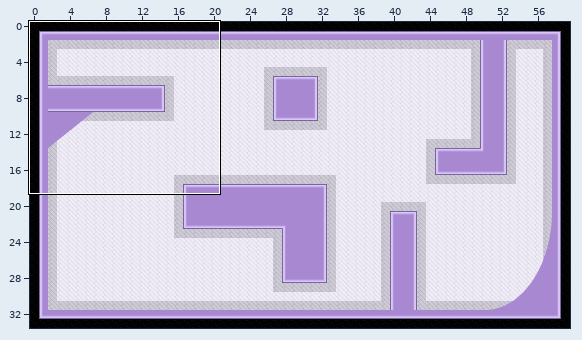
An edit to a level. Tiled map, assets/maps/mapa0/mapa0.tmx. Above: a wide view before the commit, with the close-up outlined.
Close-up. Old version:
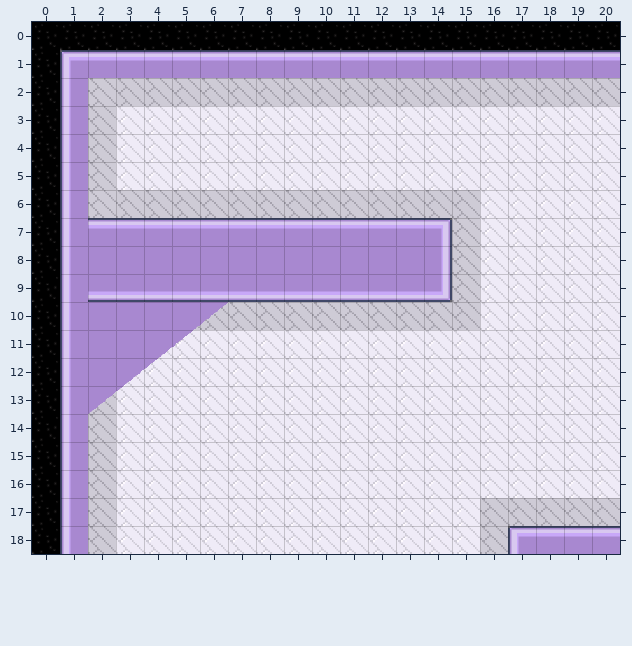
Cells are 32x32 px. Shown: x 0..20, y 0..18. The commit also changed other parts of the map, which this record leaves out.
The same view after the edit:
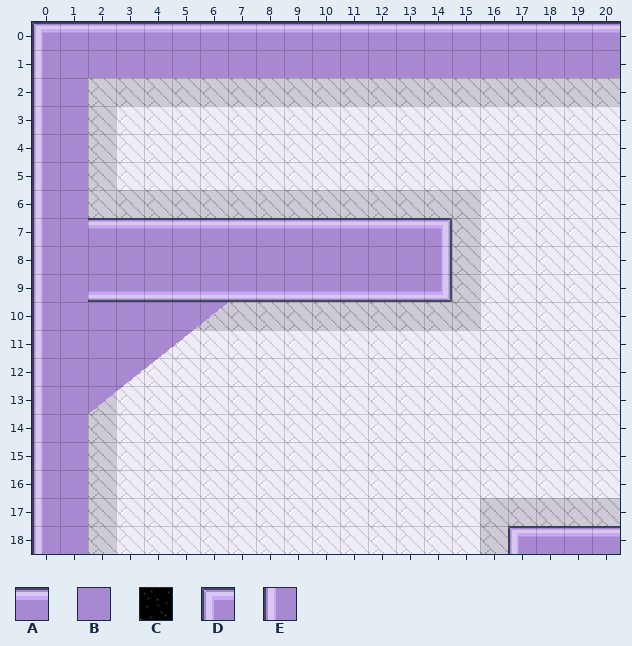
Key: from "mapa0": A 11, B 13, C 16, D 18, E 21.
_ is an empty cell.
What changed:
Layer "Camada de Blocos 1":
y 0: x 0..20 CCCCCCCCCCCCCCCCCCCCC -> DAAAAAAAAAAAAAAAAAAAA
y 1: x 0..20 CDAAAAAAAAAAAAAAAAAAA -> EBBBBBBBBBBBBBBBBBBBB
y 2..18: x 0..1 CE -> EB
